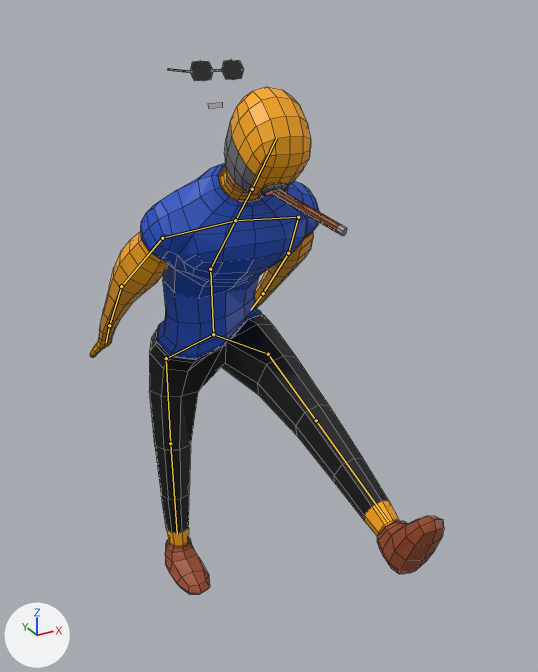
Before and after pictures for a commit that changed the Blender file Items/Andrew Tate/andrew_tate.blend.
One viewpoint serves both versions: a camera (50 mm lens) standing at (-3.4, -7.6, 11.9) and looking at (0.2, -1.0, 8.6). The axes (+X, +Y, +Z) are drawn at lower left. The lights are the same throughout. Both versions are drawn at frame 30 of the action 'ArmatureAction'; the numbers are the values there. The bones that bend it are drawn over the model as lines. Mesh edges are drawn as thin lines.
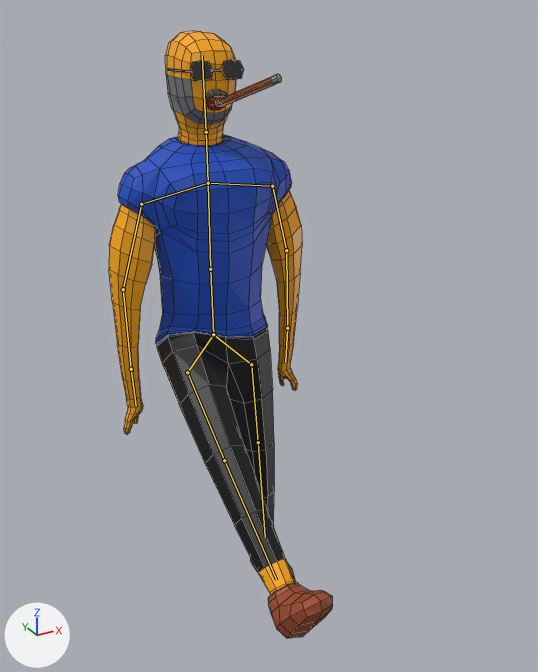
The change in detail:
Bone 'Bone' (bone_bone) turns from (43, 0, 0) to (0, 0, 0) degrees about its own x, y and z.
Bone 'Bone.011' (bone_bone_011) turns from (-9, -31, 31) to (-19, 40, -48) degrees about its own x, y and z.
Bone 'Bone.012' (bone_bone_012) turns from (-1, 1, -46) to (0, 0, 0) degrees about its own x, y and z.
Bone 'Bone.014' (bone_bone_014) turns from (25, -41, -62) to (0, -3, -3) degrees about its own x, y and z.

Changed parts and their boxes [x1, y1, x2, y2] in the pictures (538 x 672 px):
'Cylinder', posed (37% narrower, 14% taller): before [90, 60, 444, 594]; after [109, 31, 333, 639]
bone 'Bone', root to tip: before (210, 269) to (235, 220); after (210, 269) to (208, 183)
bone 'Bone.011', root to tip: before (213, 334) to (166, 358); after (213, 334) to (187, 372)
bone 'Bone.012', root to tip: before (166, 358) to (170, 443); after (187, 372) to (224, 460)
bone 'Bone.014', root to tip: before (213, 334) to (268, 354); after (213, 334) to (251, 364)
